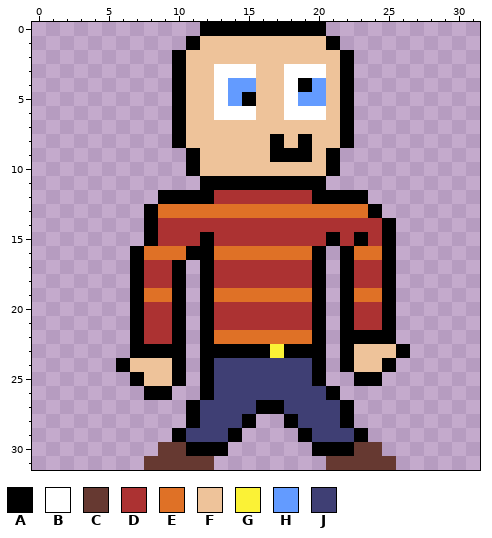
One commit to this pixel-art sprite: src/playerRight.png. Above: the version before the commit.
The file is 160x160 pixels, drawn in blocks of 5x5; one block is one cell here.
Palette (. is transparent): A #000000  B #ffffff  C #663931  D #ac3232  E #df7126  F #eec39a  G #fbf236  H #639bff  J #3f3f74
Pixels before, first column x 6:
 0 ......AAAAAAAAA......
 1 .....AFFFFFFFFFA.....
 2 ....AFFFFFFFFFFFA....
 3 ....AFFBBBFFBBBFA....
 4 ....AFFBHHFFBAHFA....
 5 ....AFFBHAFFBHHFA....
 6 ....AFFBBBFFBBBFA....
 7 ....AFFFFFFFFFFFA....
 8 ....AFFFFFFAFAFFA....
 9 .....AFFFFFAAAFA.....
10 .....AFFFFFFFFFA.....
11 ......AAAAAAAAA......
12 ...AAAADDDDDDDAAAA...
13 ..AEEEEEEEEEEEEEEEA..
14 ..ADDDDDDDDDDDDDDDDA.
15 ..ADDDADDDDDDDDADADA.
16 .AEEEAAEEEEEEEA.AEEA.
17 .ADDA.ADDDDDDDA.ADDA.
18 .ADDA.ADDDDDDDA.ADDA.
19 .AEEA.AEEEEEEEA.AEEA.
20 .ADDA.ADDDDDDDA.ADDA.
21 .ADDA.ADDDDDDDA.ADDA.
22 .ADDA.AEEEEEEEA.AAAA.
23 .AAAA.AAAAAGAAA.AFFFA
24 AFFFA.AJJJJJJJA.AFFA.
25 .AFFA.AJJJJJJJA..AA..
26 ..AA..AJJJJJJJJA.....
27 .....AJJJJAAJJJJA....
28 .....AJJJA..AJJJA....
29 ....AJJJA....AJJJA...
30 ...CCAAA......AAACC..
31 ..CCCCC........CCCCC.
And afterwards:
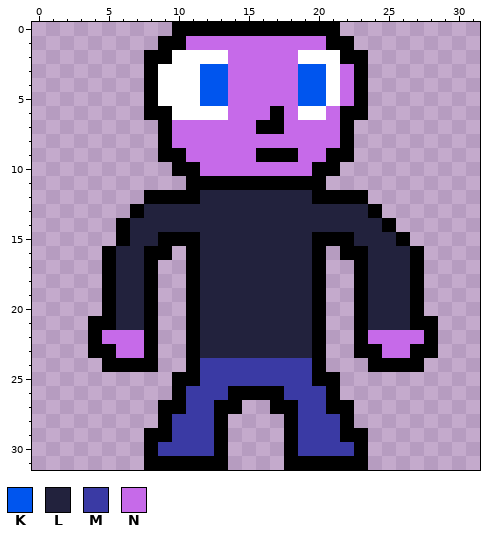
Colours new in this view: K #0055ee  L #22223d  M #3a3aa4  N #c66ae9
Difference:
Changed rows in their new state; - is an unchanged pixel.
first column x 4:
 0 ------AA---------A-------
 1 -----AANNNNNNNNNN-A------
 2 ----AABBBBNNNNNBBB-A-----
 3 ----ABBBKKNNNNNKKBNA-----
 4 ----ABBBKKNNNNNKKBNA-----
 5 ----ABBBKKNNNNNKKBNA-----
 6 ----AABBB-NNNAN--N-A-----
 7 -----ANNNNNNAANNNN-------
 8 -----ANNNNNNNNNNNN-------
 9 -----AANNNNNA--NN-A------
10 ------A-NNNNNNNNA--------
11 -------A-----------------
12 ----A---LLLLLLLL---------
13 ---ALLLLLLLLLLLLLLLL-----
14 --ALLLLLLLLLLLLLLLLLL----
15 --ALLAAALLLLLLLLA-ALLLA--
16 -ALLAA.-LLLLLLLL---ALLLA-
17 -ALLA..ALLLLLLLL--.ALLLA-
18 -ALLA..ALLLLLLLL--.ALLLA-
19 -ALLA..ALLLLLLLL--.ALLLA-
20 -ALLA..ALLLLLLLL--.ALLLA-
21 AALLA..ALLLLLLLL--.ALLLAA
22 ANNNA..ALLLLLLLL--.-NNNNA
23 AANN-..ALLLLLLLL--.AANNAA
24 -A-AA..AMMMMMMMM--..A-AA-
25 ---...-AMMMMMMMM-A-..----
26 ----..AMMMAAAAMMM--------
27 -----AAMMAA..-AMMA-------
28 -----AMMMA..---MMM-------
29 ----AAMMMA.---AMMMA------
30 ----AMMMM-----AMMMMA.----
31 ----AAAAAA----AAAAAA..---
Boxes around the changes in both pictures, in picture pixels (x1, y1, x2, y2):
changed: (88, 22, 438, 470)
